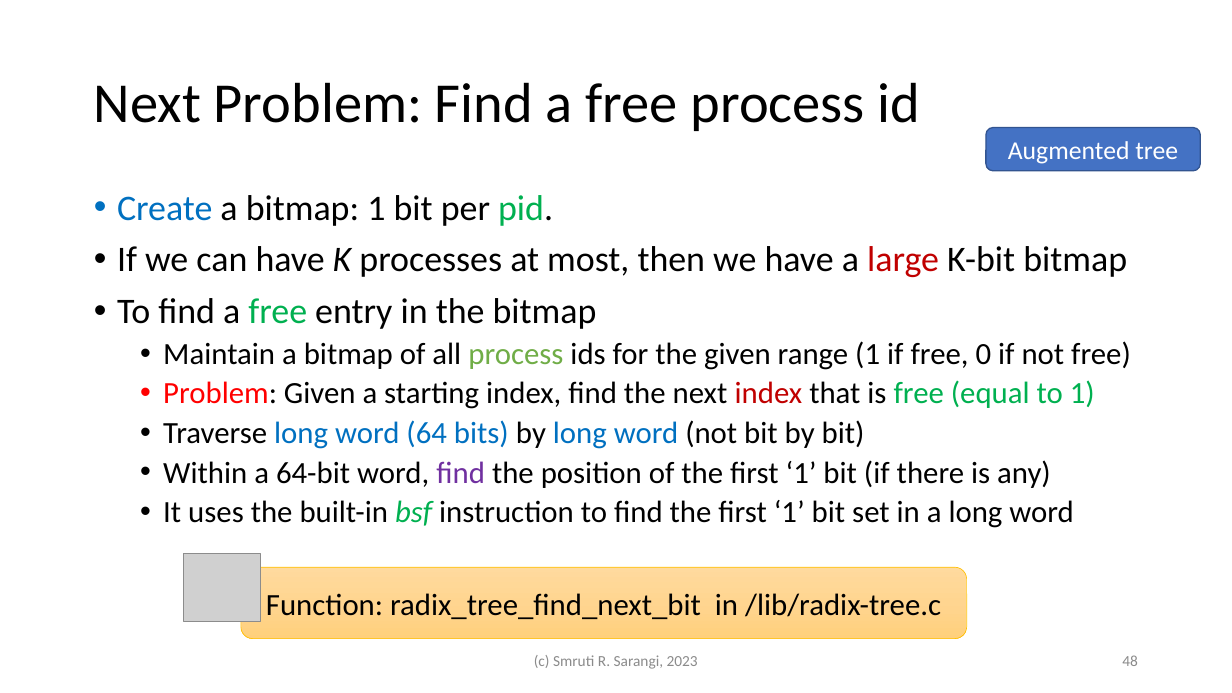
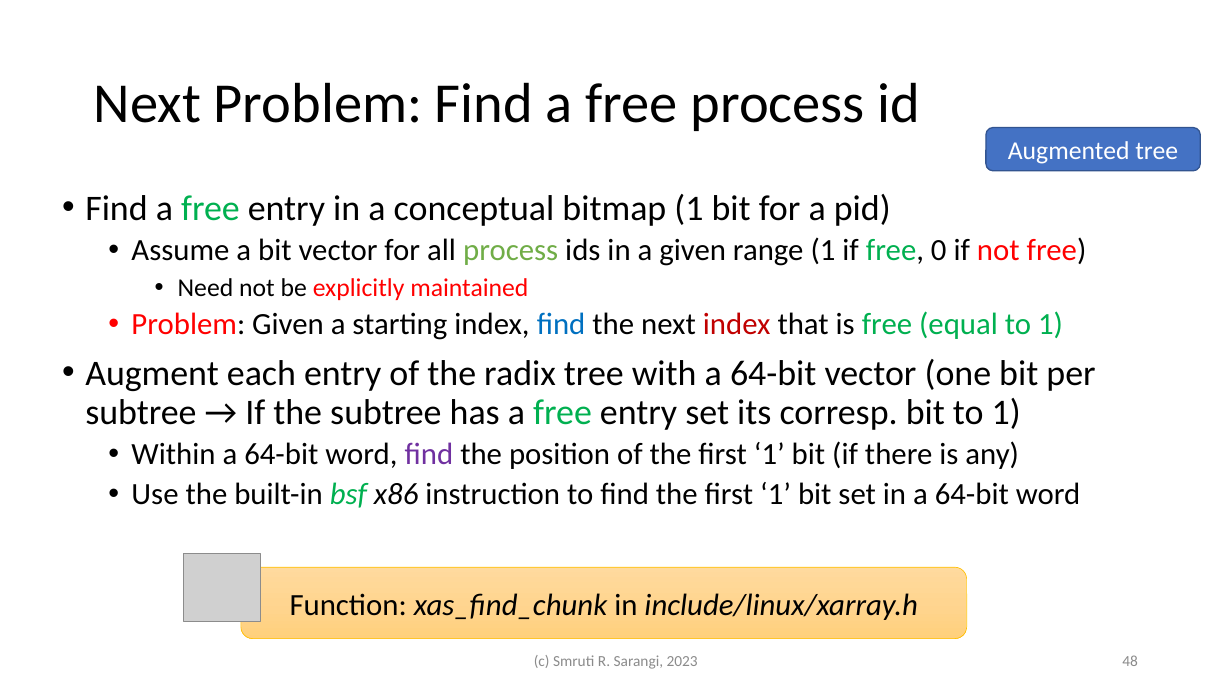
Before and after one commit to srsarangi/srsarangi.github.io, a slide deck: slide 48 of osbook/slides/3.processes.pptx. Drawn at 1232x693 pixels with LibreOffice and Linux fonts; fonts in the diff are those of the drawing; grey boxes stand for pictures. Boxes give left, top, right and bottom in pixels: in the first picture for what was removed or moved away, otherwise in the second. Text is boxed around its words. In the diff, an @@ line names an element or a change of style, - is before the commit and + after.

```diff
--- a/osbook/slides/3.processes.pptx
+++ b/osbook/slides/3.processes.pptx
@@ text "Find a free entry in ...": place and size @@
-text "Find a free entry in ..." at (117,195,1131,528)
+text "Find a free entry in ..." at (85,194,1095,508)
@@ text at (85,194,1087,300): text changed; size 28 to 24 pt @@
-• Create a bitmap: 1 bit per pid.
-• If we can have K processes at most, then we have a large K-bit bitmap
-• To find a free entry in the bitmap
-  • Maintain a bitmap of all process ids for the given range (1 if free, 0 if not free)
+• Find a free entry in a conceptual bitmap (1 bit for a pid)
+  • Assume a bit vector for all process ids in a given range (1 if free, 0 if not free)
+    • Need not be explicitly maintained
@@ text at (131,311,1063,340): text colour #000000 to #0070C0 in "find" @@
@@ text at (85,359,1095,430): text changed; size 24 to 28 pt; text colour #0070C0 to #000000 @@
-  • Traverse long word (64 bits) by long word (not bit by bit)
+• Augment each entry of the radix tree with a 64-bit vector (one bit per subtree → If the subtree has a free entry set its corresp. bit to 1)
@@ text at (131,482,1080,508): text changed @@
-  • It uses the built-in bsf instruction to find the first ‘1’ bit set in a long word
+  • Use the built-in bsf x86 instruction to find the first ‘1’ bit set in a 64-bit word
@@ text in rounded rectangle at (290,593,917,620): text changed; italic on @@
-Function: radix_tree_find_next_bit in /lib/radix-tree.c
+Function: xas_find_chunk in include/linux/xarray.h
```
Also in this commit, not shown: 2 other slides changed, 2 other files.
